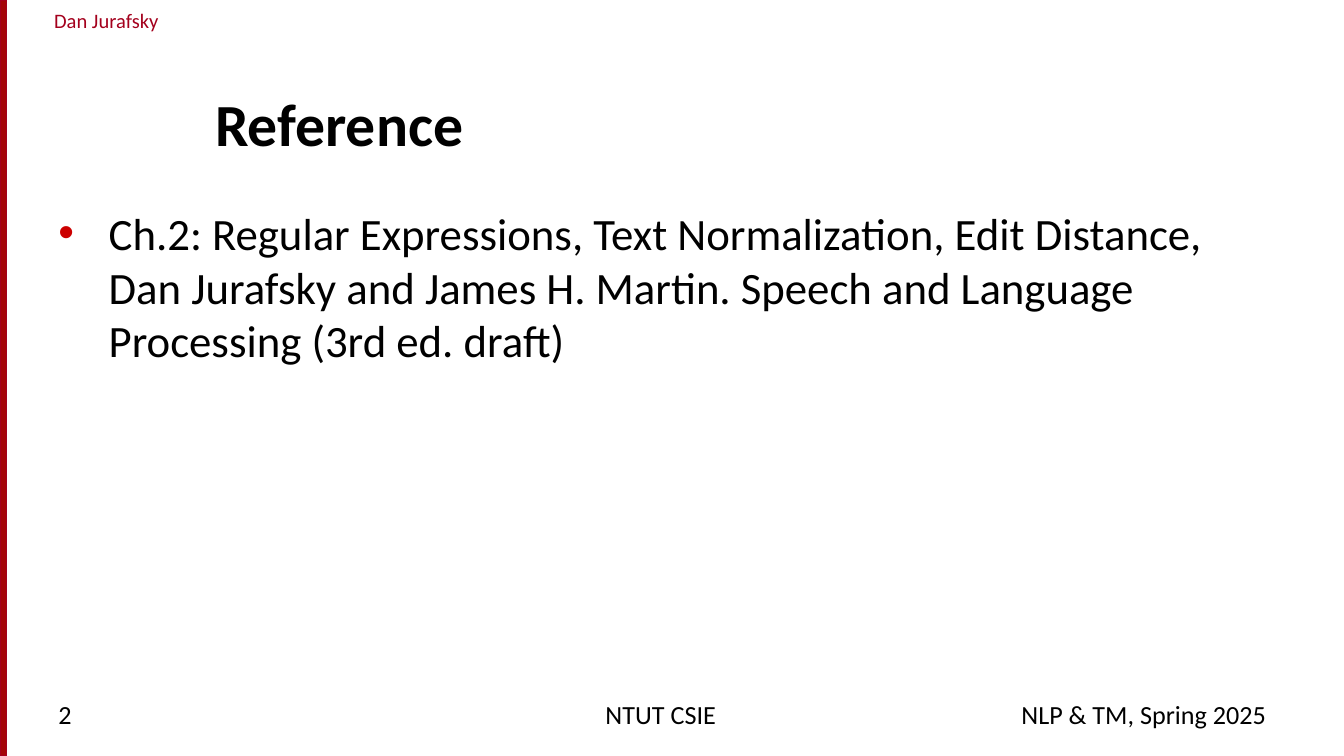
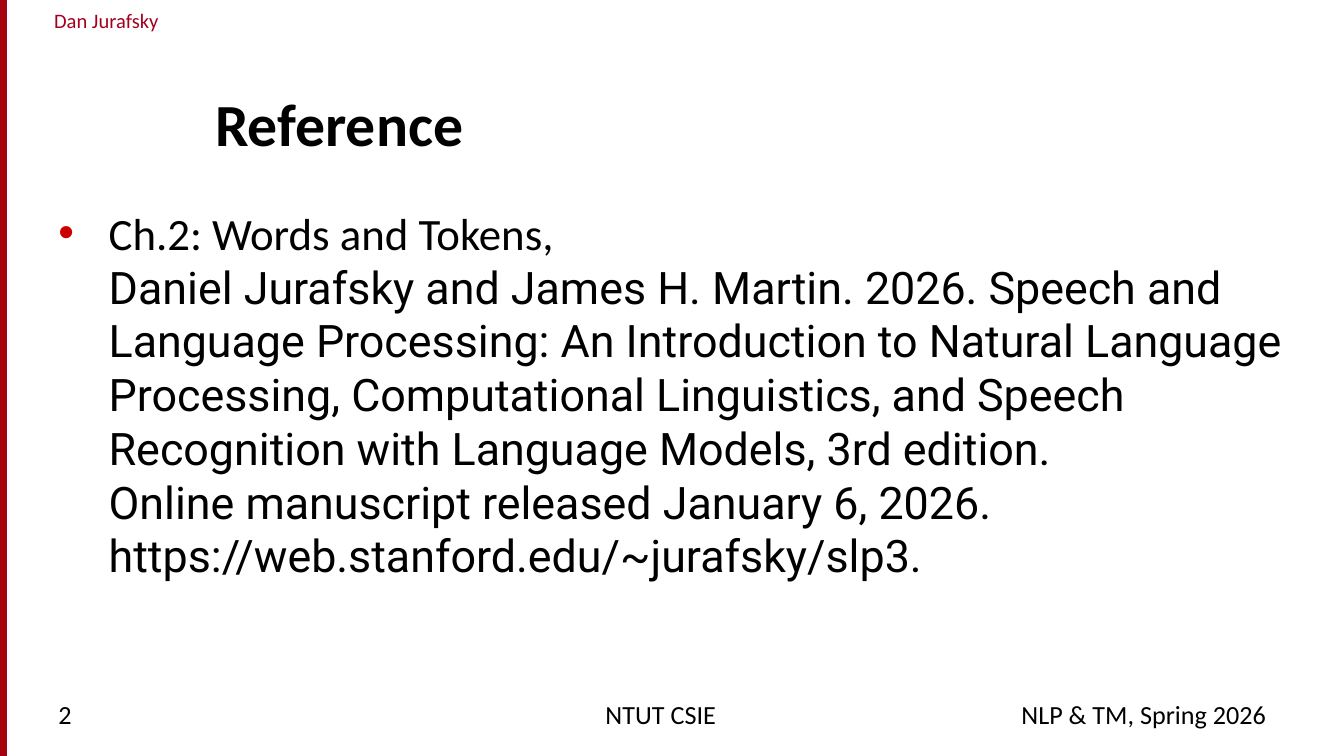
Before and after one commit to chriswjh/chriswjh.github.io, a slide deck: slide 2 of NLP_TM/02-EditDistance.pptx. Drawn at 1344x756 pixels with LibreOffice and Linux fonts; fonts in the diff are those of the drawing; background and template pictures are left out. Boxes give left, top, right and bottom in pixels: in the first picture for what was removed or moved away, otherwise in the second. Text is boxed around its words. In the diff, an @@ line names an element or a change of style, - is before the commit and + after.

```diff
--- a/NLP_TM/02-EditDistance.pptx
+++ b/NLP_TM/02-EditDistance.pptx
@@ text at bbox=[109, 219, 1281, 582]: text changed; font Calibri to Roboto @@
-• Ch.2: Regular Expressions, Text Normalization, Edit Distance,
-  Dan Jurafsky and James H. Martin. Speech and Language Processing (3rd ed. draft)
+• Ch.2: Words and Tokens,
+  Daniel Jurafsky and James H. Martin. 2026. Speech and Language Processing: An Introduction to Natural Language Processing, Computational Linguistics, and Speech Recognition with Language Models, 3rd edition.
+  Online manuscript released January 6, 2026. https://web.stanford.edu/~jurafsky/slp3.
@@ text at bbox=[1021, 706, 1266, 729]: text changed @@
-NLP & TM, Spring 2025
+NLP & TM, Spring 2026
```
Also in this commit, not shown: 29 other slides changed.
